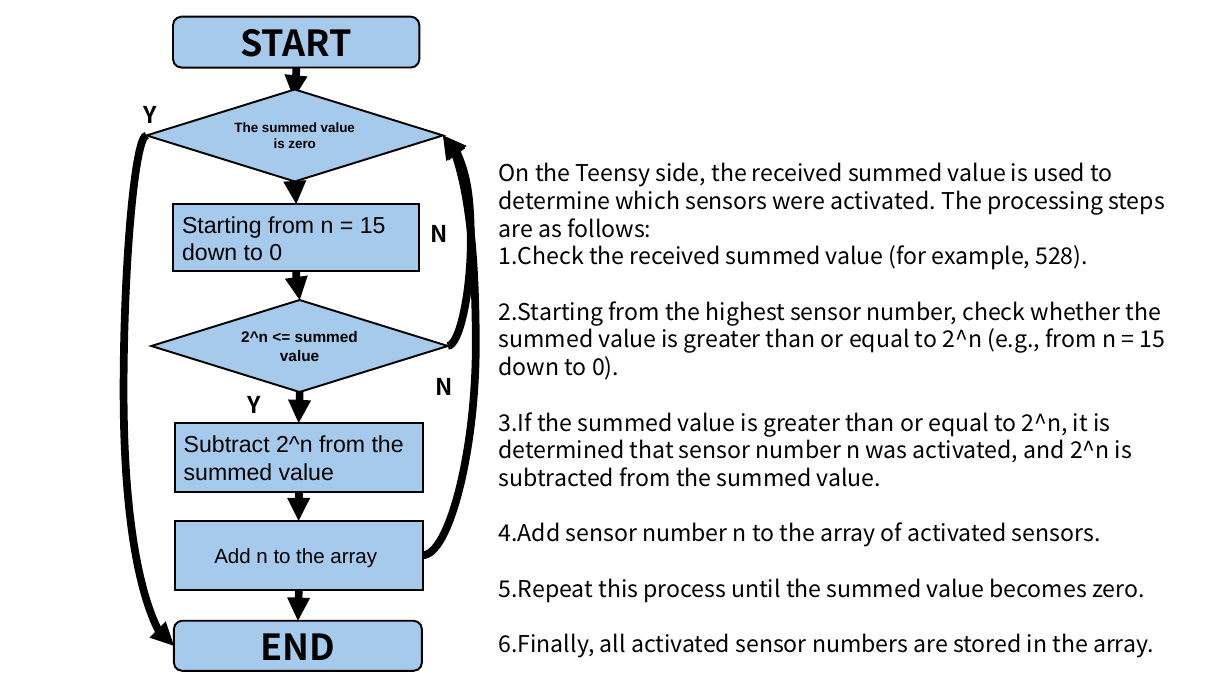
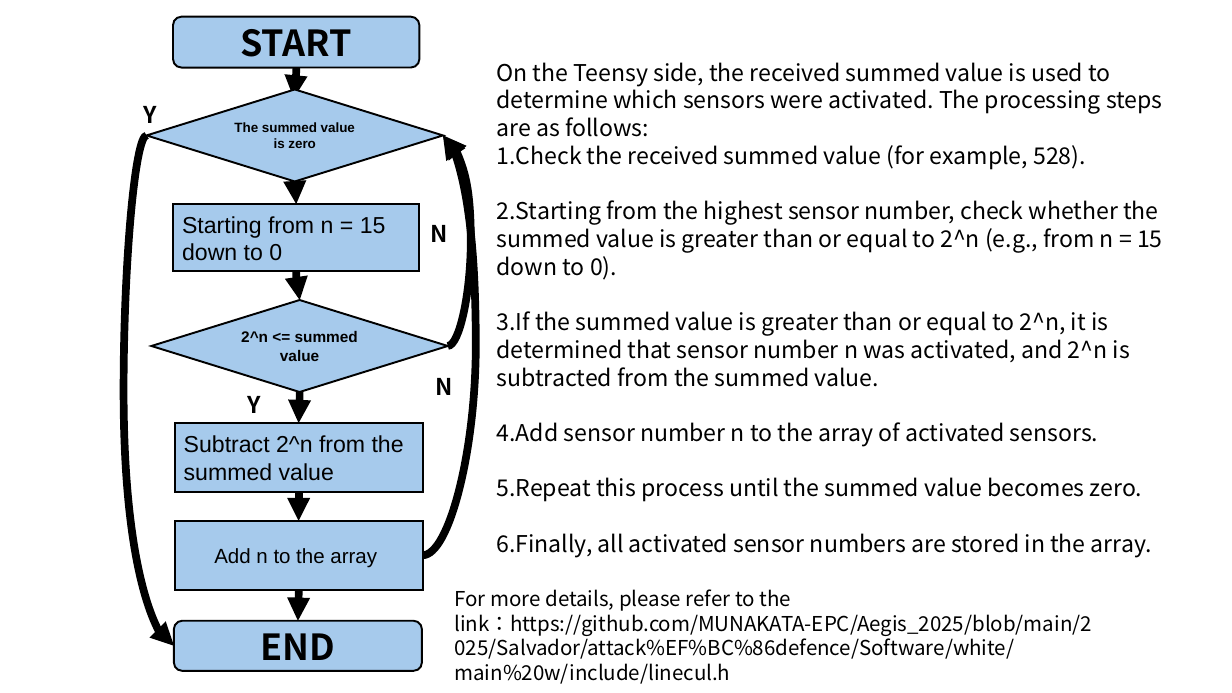
Before and after one commit to MUNAKATA-EPC/Aegis_2025, a slide deck: slide 6 of 2025/Salvador/TDP/About Software/flowchart.pptx. Drawn at 1232x693 pixels with LibreOffice and Linux fonts; fonts in the diff are those of the drawing. Boxes give left, top, right and bottom in pixels: in the first picture for what was removed or moved away, otherwise in the second. Text is boxed around its words. In the diff, an @@ line names an element or a change of style, - is before the commit and + after.

Commit message:
TDP link

```diff
--- a/2025/Salvador/TDP/About Software/flowchart.pptx
+++ b/2025/Salvador/TDP/About Software/flowchart.pptx
@@ text "On the Teensy side, the ...": place and size @@
-text "On the Teensy side, the ..." at box(499, 162, 1165, 658)
+text "On the Teensy side, the ..." at box(497, 62, 1163, 558)
@@ text added at box(455, 589, 1092, 684), 16 pt, text #000000 @@
+For more details, please refer to the link：https://github.com/MUNAKATA-EPC/Aegis_2025/blob/main/2025/Salvador/attack%EF%BC%86defence/Software/white/main%20w/include/linecul.h
```
Also in this commit, not shown: 5 other slides changed, 5 other files.
